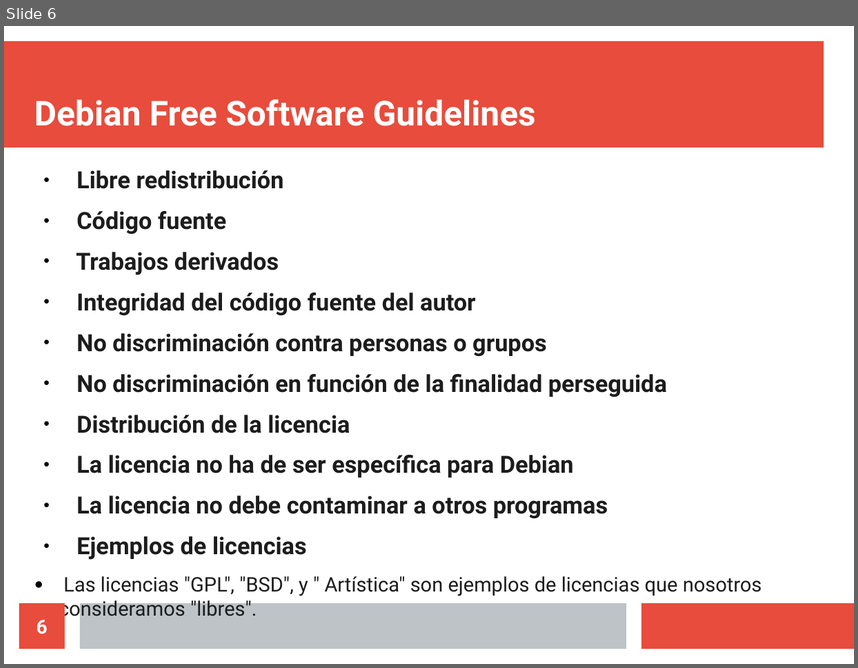
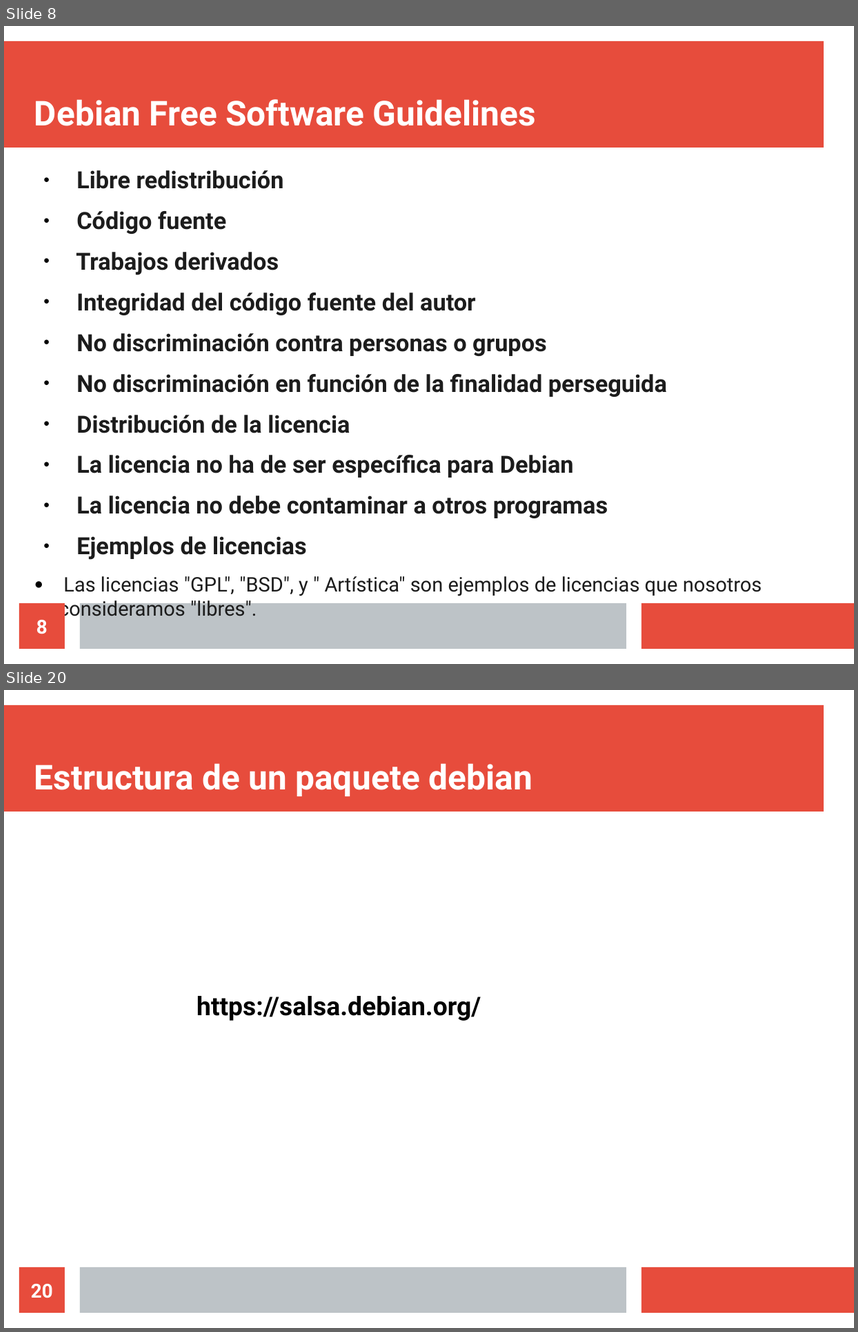
Before and after one commit to eamanu/Talks, a slide deck: 2019/EILAR/talleres/Debian/DebianPackagingIntro.odp. Shown one above the other, each under a label of ours: slide 6 before the commit, slides 8 and 20 after it; the slides between them are not shown. The pictures are 858x668 and 858x1332 pixels, drawn with LibreOffice and Linux fonts; fonts in the diff are those of the drawing. Boxes give left, top, right and bottom in pixels: in the first picture for what was removed or moved away, otherwise in the second. Text is boxed around its words. In the diff, an @@ line names an element or a change of style, - is before the commit and + after.

Commit message:
Taller Debian finalizado

```diff
--- a/2019/EILAR/talleres/Debian/DebianPackagingIntro.odp
+++ b/2019/EILAR/talleres/Debian/DebianPackagingIntro.odp
@@ slide 20 added at (x1=4, y1=690, x2=854, y2=1328), background #FFFFFF; not listed: 3 template elements that a slide beside it also shows @@
@@ title added at (x1=34, y1=763, x2=532, y2=796), 32 pt, text #FFFFFF, bold @@
+Estructura de un paquete debian
@@ text added at (x1=197, y1=996, x2=481, y2=1021), 24 pt, text #000000, bold @@
+https://salsa.debian.org/
@@ page number added at (x1=19, y1=1267, x2=65, y2=1312), fill #E74C3C, 18 pt, text #FFFFFF, bold @@
+20
@@ what was slide 6 is now slide 8 @@
@@ page number at (x1=36, y1=619, x2=47, y2=634): text changed @@
-6
+8
```
Also in this commit, not shown: 1 slide changed, 17 other slides added.
